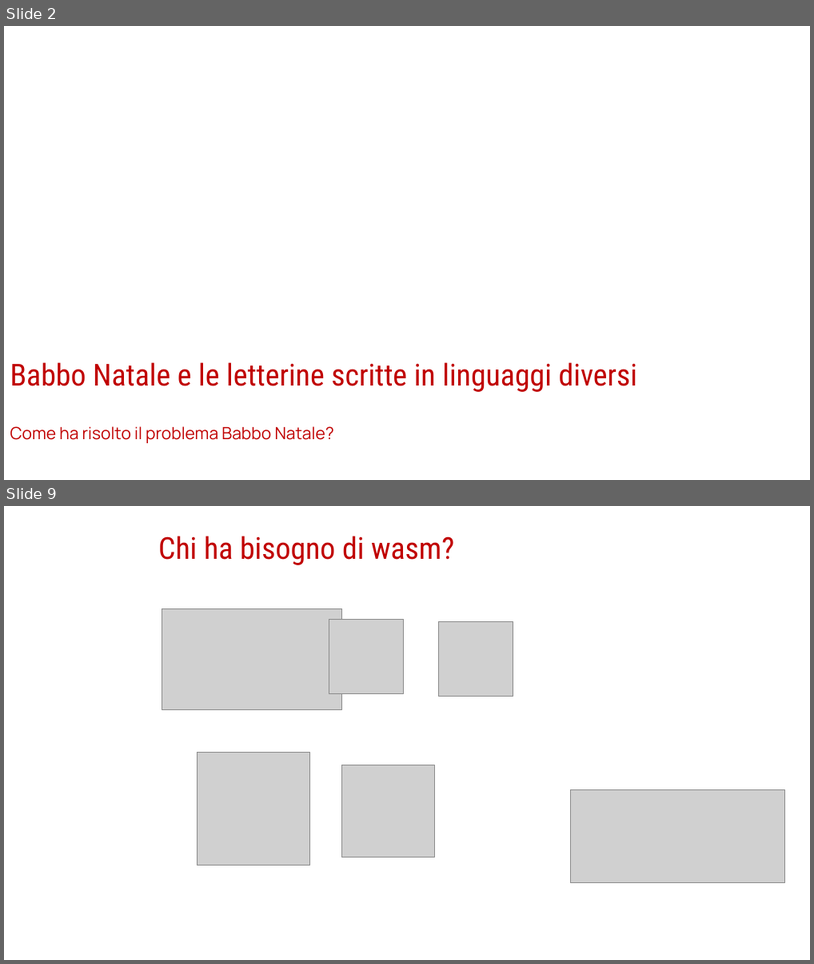
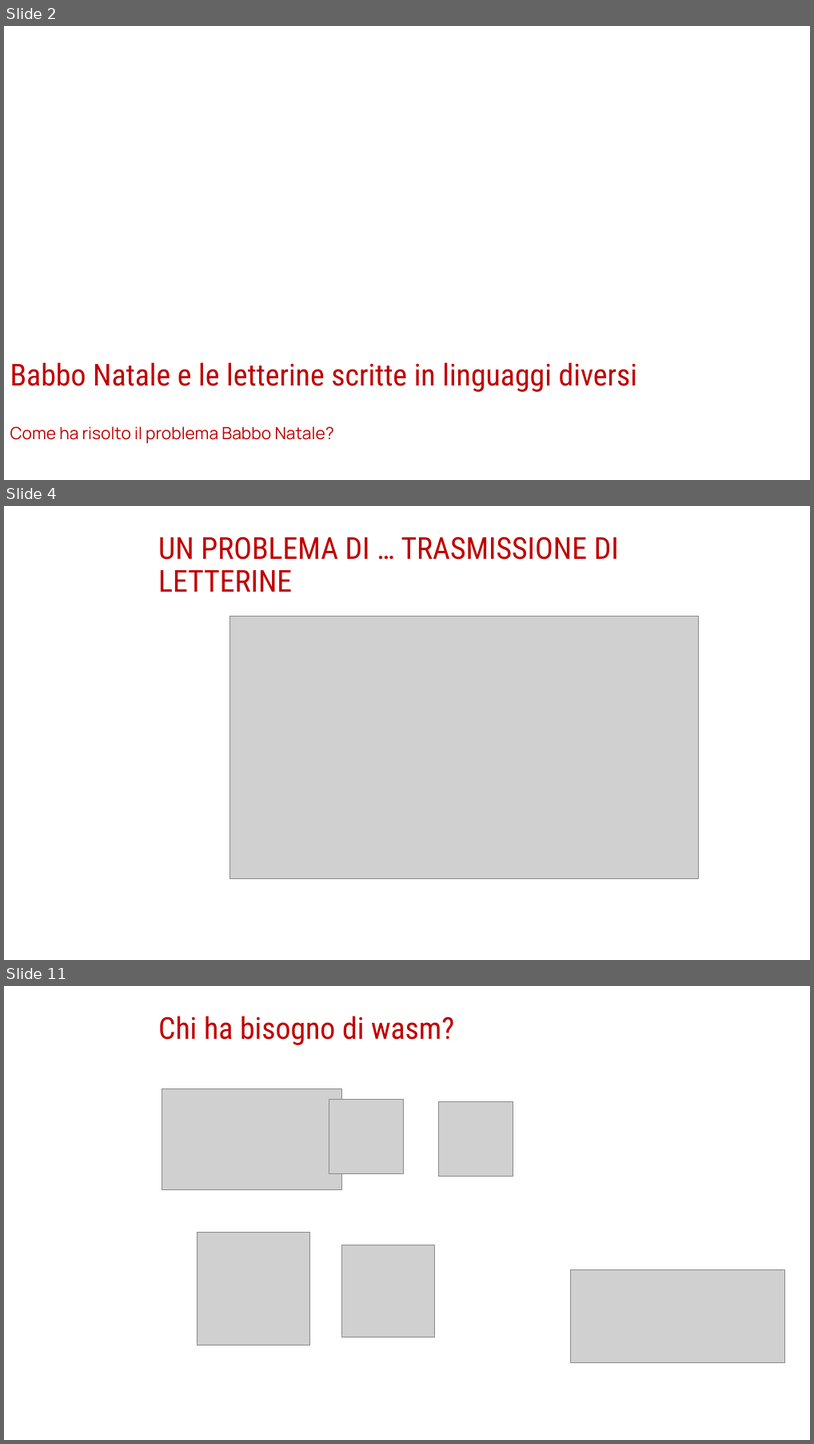
Before and after one commit to Ace68/slide, a slide deck: 2022/XMasDev/WebAssembly-XMASDEV2022.pptx. Shown one above the other, each under a label of ours: slides 2 and 9 before the commit, slides 2, 4 and 11 after it; the slides between them are not shown. The pictures are 814x964 and 814x1444 pixels, drawn with LibreOffice and Linux fonts; fonts in the diff are those of the drawing; grey boxes stand for pictures; background and template pictures are left out. Boxes give left, top, right and bottom in pixels: in the first picture for what was removed or moved away, otherwise in the second. Text is boxed around its words. In the diff, an @@ line names an element or a change of style, - is before the commit and + after.

```diff
--- a/2022/XMasDev/WebAssembly-XMASDEV2022.pptx
+++ b/2022/XMasDev/WebAssembly-XMASDEV2022.pptx
@@ slide 4 added at (4,506,810,960), background #FFFFFF; not listed: 1 template element that a slide beside it also shows @@
@@ title added at (158,536,619,592), 36 pt, text #C00000 @@
+UN PROBLEMA DI … TRASMISSIONE DI LETTERINE
@@ picture added at (230,616,699,879) @@
@@ what was slide 9 is now slide 11 @@
```
Also in this commit, not shown: 9 slides changed, 1 other slide added.
